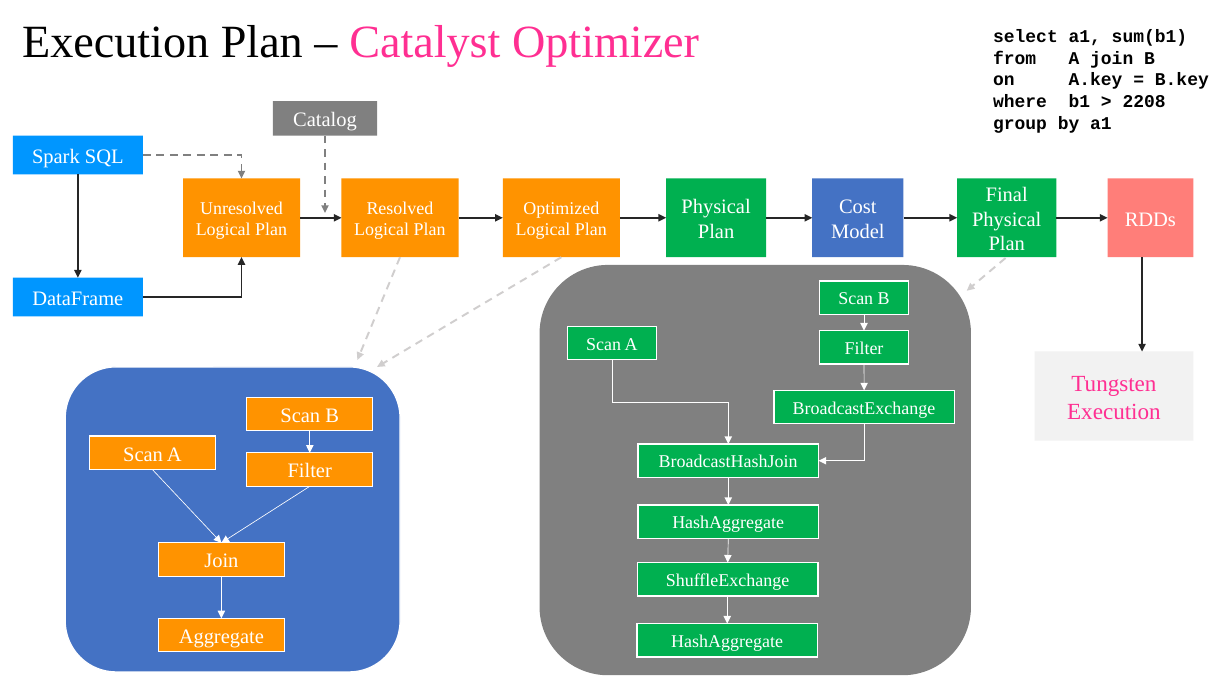
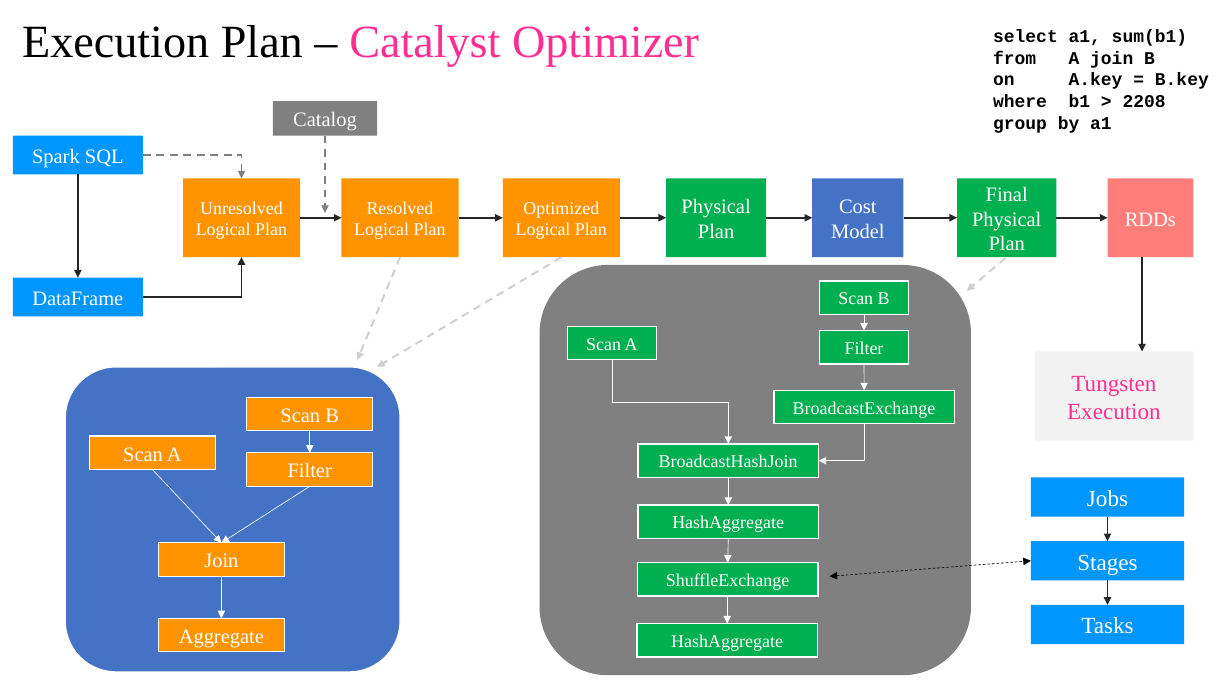
Before and after one commit to deep-cloud2208/PySparkCodes, a slide deck: slide 10 of Partitioning & SparkContext.pptx. Drawn at 1232x693 pixels with LibreOffice and Linux fonts; fonts in the diff are those of the drawing. Boxes give left, top, right and bottom in pixels: in the first picture for what was removed or moved away, otherwise in the second. Text is boxed around its words. In the diff, an @@ line names an element or a change of style, - is before the commit and + after.

```diff
--- a/Partitioning & SparkContext.pptx
+++ b/Partitioning & SparkContext.pptx
@@ rectangle added at box(1031, 478, 1185, 518), fill #0096FF, 18 pt, text #FFFFFF @@
+Jobs
@@ arrow added from (1108, 517) to (1108, 542), #262626 1.5 pt @@
@@ double arrow added from (830, 577) to (1031, 561), #000000 0.5 pt dashed @@
@@ rectangle added at box(1031, 542, 1185, 581), fill #0096FF, 18 pt, text #FFFFFF @@
+Stages
@@ arrow added from (1108, 580) to (1108, 605), #262626 1.5 pt @@
@@ rectangle added at box(1031, 605, 1185, 645), fill #0096FF, 18 pt, text #FFFFFF @@
+Tasks
```
Also in this commit, not shown: 1 other slide changed, 1 slide added, 3 other files.
